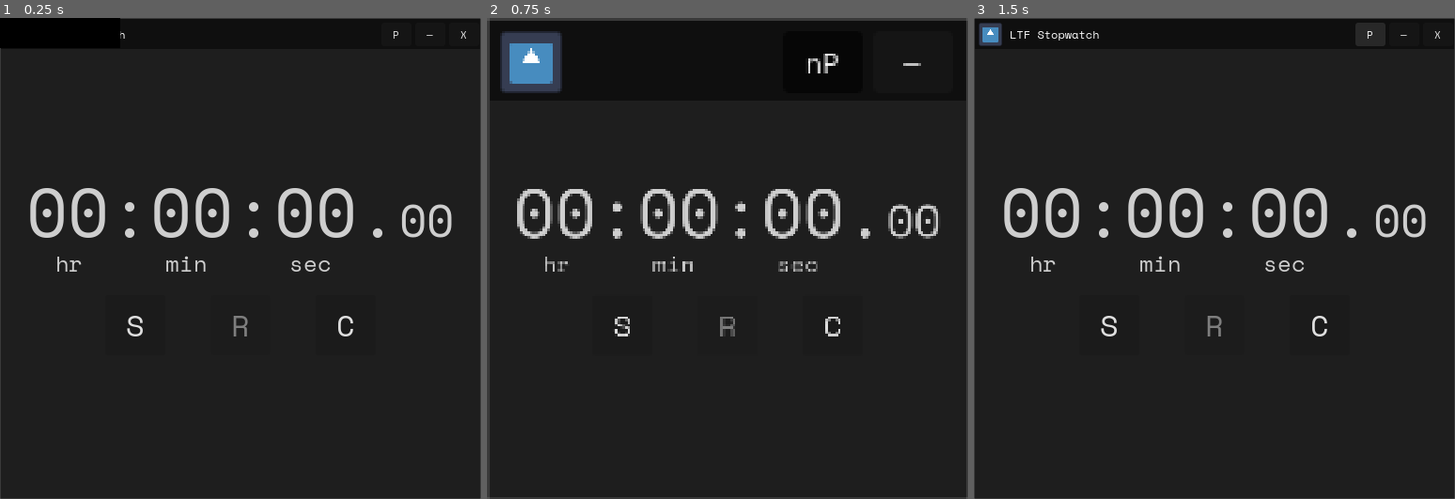
Above: before the commit, frames 1-3 (left to right).
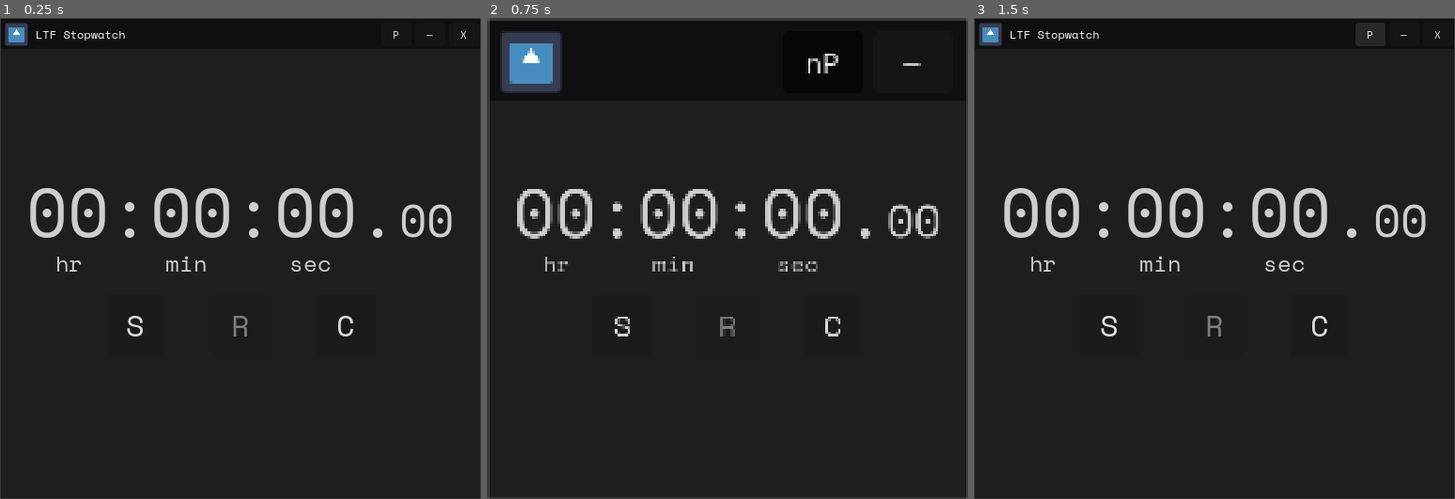
Above: after the commit, the same moments.

Repository: LiteFeather1/ltf-stopwatch
Game: Godot game, scene res://main.tscn
Same seed, same stepped clock (60 frames per second), same inputs: the game is played once before the commit and once after it. The engine's default icon, where the game draws it, is replaced by a stand-in: a white triangle on a blue panel in a dark square.
Inputs:
- Up to frame 1 (0.25 s): no input
- Up to frame 2 (0.75 s): click "P" at 0.5 s
- Up to frame 3 (1.5 s): click "nP" at 1.25 s

The runs differ from the first frame. In frame 1, 0.4% of the frame differs, in the area x 0-25%, y 0-7%; in frame 2, nothing differs; in frame 3, nothing differs.

Commit message:
If popup would be not visible at the bottom of the window it now nudges up to be visible

Diff:
--- a/scenes/pop_up.gd
+++ b/scenes/pop_up.gd
@@ -36,15 +36,21 @@
 
 	var c_scale := c.get_global_transform().get_scale()
 	var new_x := c.global_position.x + (c.size.x * c_scale.x - size.x) * .5
-	var out := 0.0
-	if window.size.x <= new_x + size.x:
-		out = window.size.x - new_x - size.x - _label_padding.x
-		new_x += out
+	var right := new_x + size.x
+	var out_x := 0.0
+	# This is only checking right checking left wouldn't be to difficult but it's unnecessary due to the current layout
+	if window.size.x <= right:
+		out_x = window.size.x - right - _label_padding.x
+		new_x += out_x
 
-	global_position = Vector2(new_x,
-		c.global_position.y + (c.size.y * c_scale.y) + _dent.size.y + _label_padding.y)
+	var new_y := c.global_position.y + (c.size.y * c_scale.y) + _dent.size.y + _label_padding.y
+	var bot := new_y + size.y
+	if window.size.y <= bot:
+		new_y += window.size.y - bot - _label_padding.y
 
-	_dent.position.x = pivot_offset.x - _dent.pivot_offset.x - out
+	global_position = Vector2(new_x, new_y)
+
+	_dent.position.x = pivot_offset.x - _dent.pivot_offset.x - out_x
 
 	_delay_to_appear.paused = false
 	_delay_to_appear.start(_delay_to_appear.wait_time)
--- a/scenes/pop_up.tscn
+++ b/scenes/pop_up.tscn
@@ -3,6 +3,7 @@
 [ext_resource type="Script" path="res://scenes/pop_up.gd" id="1_vgt4r"]
 
 [node name="pop_up" type="ColorRect"]
+visible = false
 z_index = 1000
 offset_right = 128.0
 offset_bottom = 32.0
